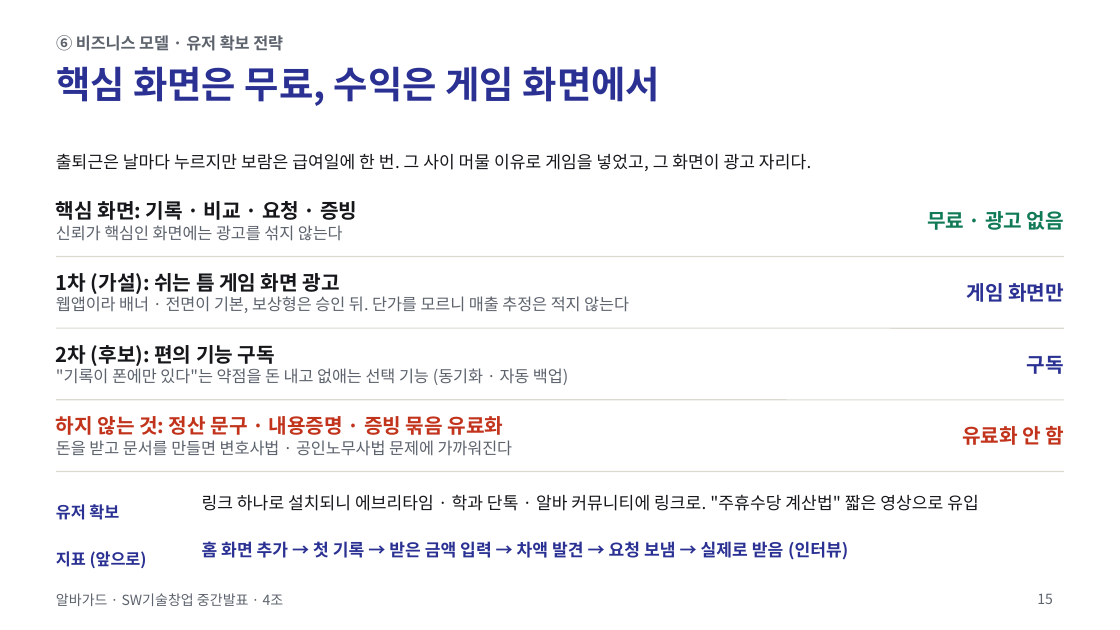
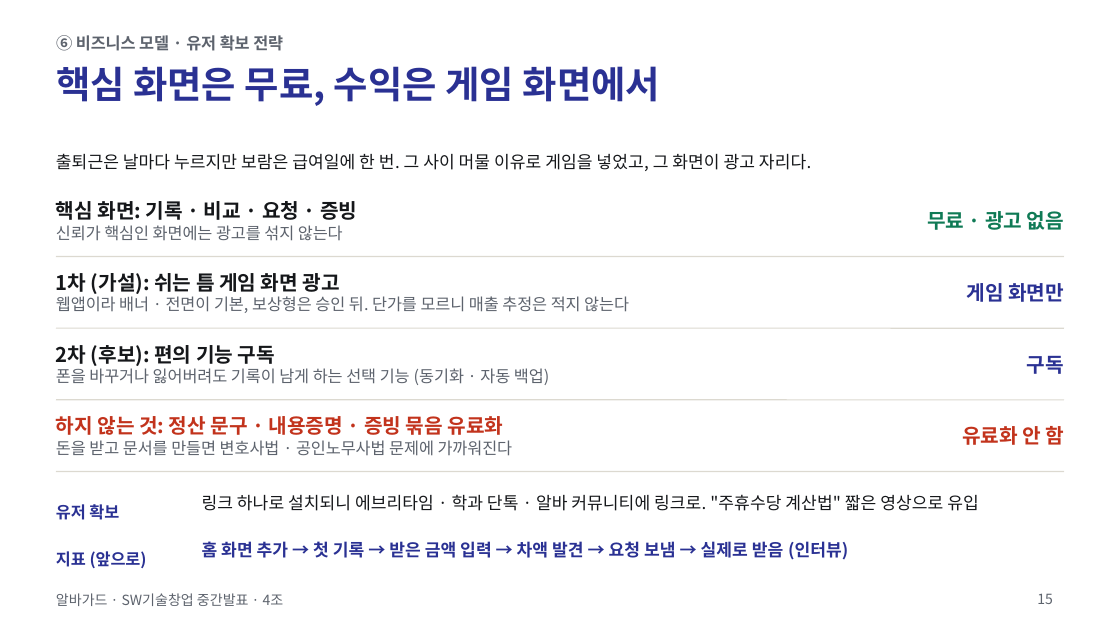
Before and after one commit to jihooni217/albaguard, a slide deck: slide 15 of docs/06_중간발표_PPT.pptx. Drawn at 1120x630 pixels with LibreOffice and Linux fonts; fonts in the diff are those of the drawing. Boxes give left, top, right and bottom in pixels: in the first picture for what was removed or moved away, otherwise in the second. Text is boxed around its words. In the diff, an @@ line names an element or a change of style, - is before the commit and + after.

```diff
--- a/docs/06_중간발표_PPT.pptx
+++ b/docs/06_중간발표_PPT.pptx
@@ text at (56,368,549,385): text changed @@
-"기록이 폰에만 있다"는 약점을 돈 내고 없애는 선택 기능 (동기화 · 자동 백업)
+폰을 바꾸거나 잃어버려도 기록이 남게 하는 선택 기능 (동기화 · 자동 백업)
```
Also in this commit, not shown: 4 other files.
